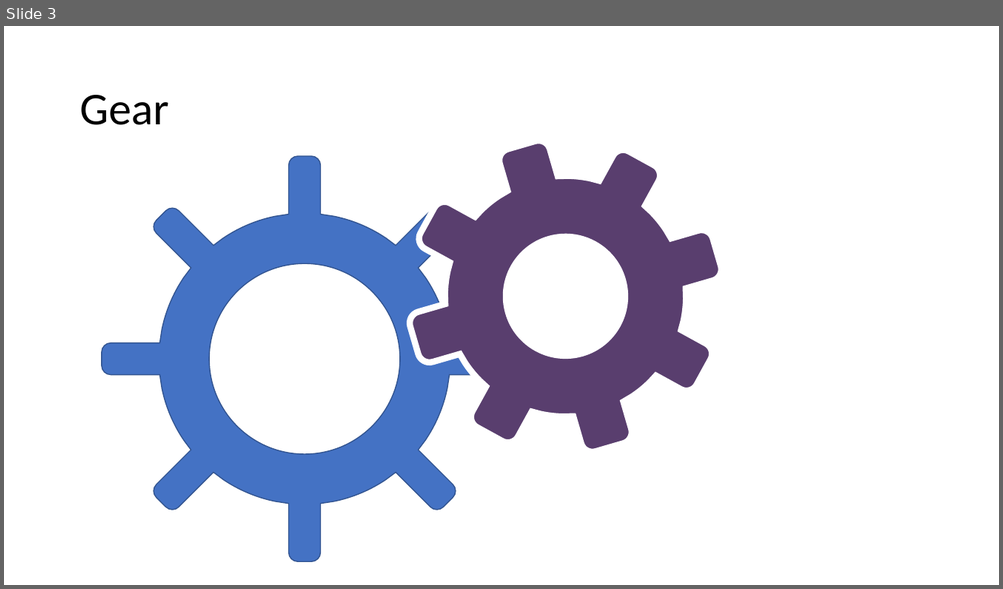
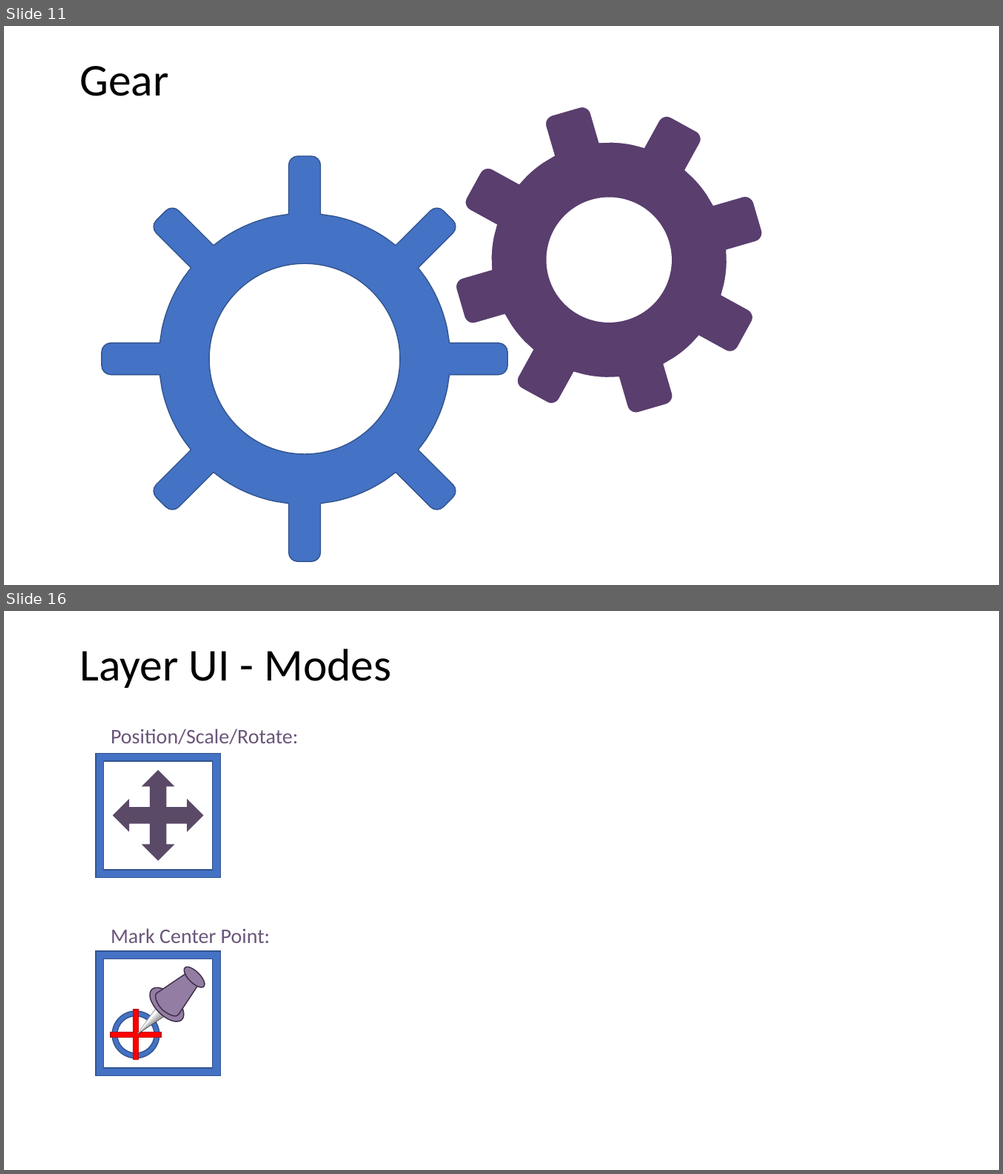
Before and after one commit to MillerMark/CodeRushed-1, a slide deck: Design Notes/Game 1 - Vector Artwork.pptx. Shown one above the other, each under a label of ours: slide 3 before the commit, slides 11 and 16 after it; the slides between them are not shown. The pictures are 1003x589 and 1003x1174 pixels, drawn with LibreOffice and Linux fonts; fonts in the diff are those of the drawing. Boxes give left, top, right and bottom in pixels: in the first picture for what was removed or moved away, otherwise in the second. Text is boxed around its words. In the diff, an @@ line names an element or a change of style, - is before the commit and + after.

```diff
--- a/Design Notes/Game 1 - Vector Artwork.pptx
+++ b/Design Notes/Game 1 - Vector Artwork.pptx
@@ slide 16 added at (x1=4, y1=611, x2=999, y2=1170), background #FFFFFF @@
@@ title added at (x1=79, y1=649, x2=391, y2=688), 44 pt, text #000000 @@
+Layer UI - Modes
@@ text added at (x1=111, y1=729, x2=298, y2=744), 20 pt, text #6B567A @@
+Position/Scale/Rotate:
@@ freeform shape added at (x1=96, y1=754, x2=220, y2=878), fill #4472C4, outline #325491 1 pt @@
@@ rectangle added at (x1=103, y1=761, x2=213, y2=871), fill #FFFFFF, outline #F2F2F2 1 pt @@
@@ freeform shape added at (x1=113, y1=770, x2=204, y2=861), fill #5A4967 @@
@@ text added at (x1=111, y1=928, x2=270, y2=943), 20 pt, text #6B567A @@
+Mark Center Point:
@@ freeform shape added at (x1=96, y1=952, x2=220, y2=1076), fill #4472C4, outline #325491 1 pt @@
@@ rectangle added at (x1=103, y1=960, x2=213, y2=1069), fill #FFFFFF, outline #F2F2F2 1 pt @@
@@ group added at (x1=111, y1=964, x2=208, y2=1060): 4 freeform shapes, 3 triangles, 2 ellipses, 1 line @@
@@ what was slide 3 is now slide 11 @@
@@ slide 11 changed as well @@
@@ title "Gear" moved from (x1=79, y1=95, x2=168, y2=125) to (x1=79, y1=66, x2=168, y2=96) @@
@@ freeform shape moved from (x1=370, y1=101, x2=760, y2=491) to (x1=414, y1=65, x2=804, y2=455) @@
```
Also in this commit, not shown: 15 other slides added, 1 slide removed, 2 other files.
